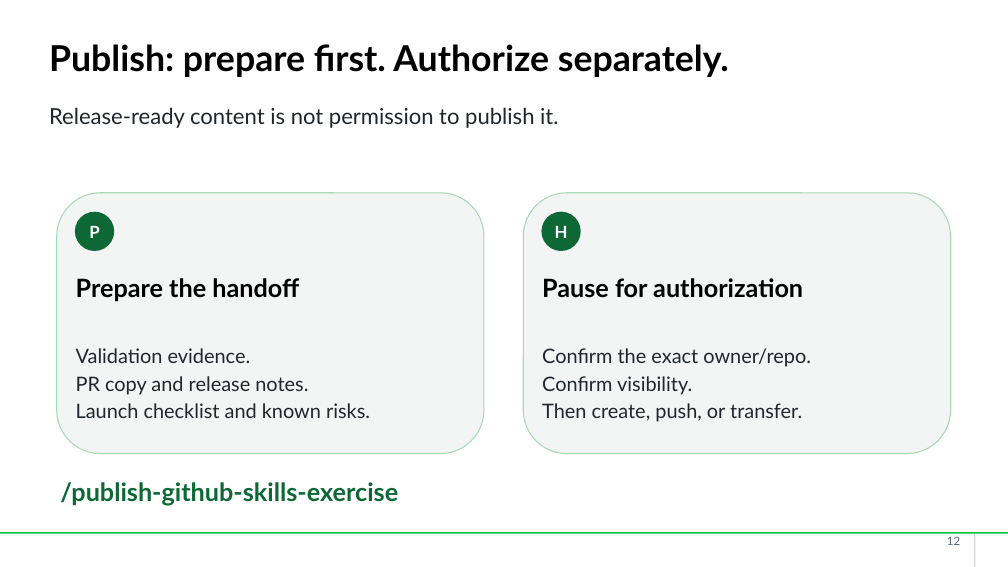
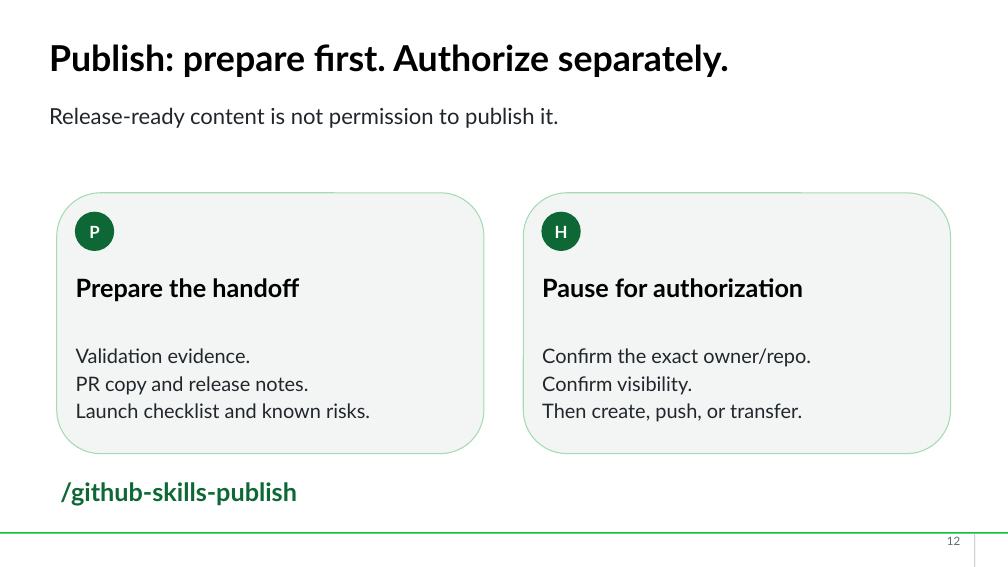
Before and after one commit to arilivigni/gh-skills-builder-workshop, a slide deck: slide 12 of gh-skills-builder-workshop-light.pptx. Drawn at 1008x567 pixels with LibreOffice and Linux fonts; fonts in the diff are those of the drawing; background and template pictures are left out. Boxes give left, top, right and bottom in pixels: in the first picture for what was removed or moved away, otherwise in the second. Text is boxed around its words. In the diff, an @@ line names an element or a change of style, - is before the commit and + after.

```diff
--- a/gh-skills-builder-workshop-light.pptx
+++ b/gh-skills-builder-workshop-light.pptx
@@ text at (60, 482, 297, 506): text changed @@
-/publish-github-skills-exercise
+/github-skills-publish
```
Also in this commit, not shown: 3 other slides changed, 15 other files.
